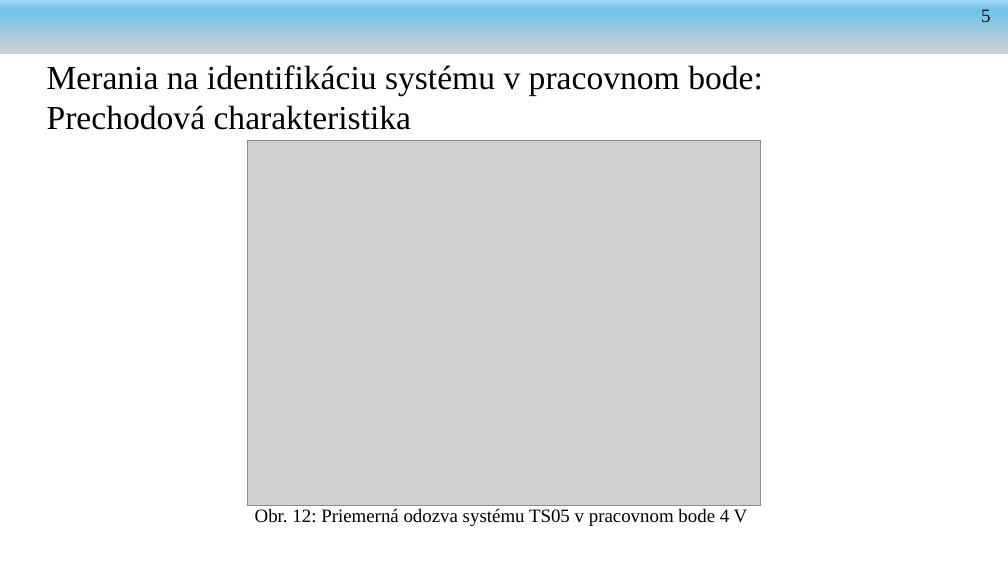
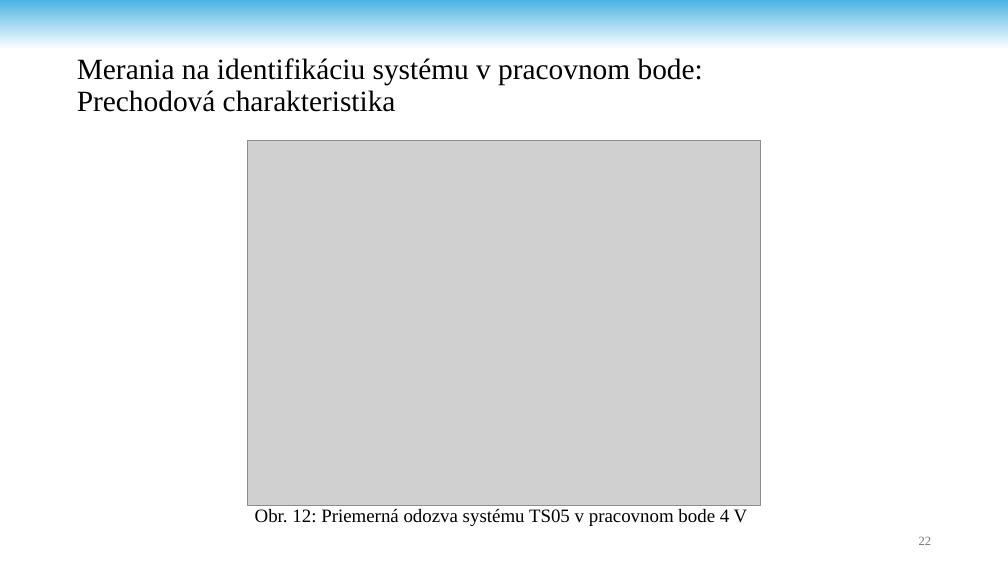
Before and after one commit to andrii-stoliar/DP-Stoliar, a slide deck: slide 22 of Prez/Prez.pptx (slide 7 before the commit). Drawn at 1008x567 pixels with LibreOffice and Linux fonts; fonts in the diff are those of the drawing; grey boxes stand for pictures; background and template pictures are left out. Boxes give left, top, right and bottom in pixels: in the first picture for what was removed or moved away, otherwise in the second. Text is boxed around its words. In the diff, an @@ line names an element or a change of style, - is before the commit and + after.

```diff
--- a/Prez/Prez.pptx
+++ b/Prez/Prez.pptx
@@ rectangle: place and size @@
-rectangle at box(0, 0, 1008, 54)
+rectangle at box(0, 0, 1008, 49)
@@ rectangle at box(0, 0, 1008, 49): fill gradient #D1D1D1 to #74C4E9 to #A2D8F0 to gradient #FFFFFF to #46B1E1 @@
@@ text removed at box(981, 9, 990, 22) @@
-5
@@ title "Merania na identifikáciu systému v ...": place and size @@
-title "Merania na identifikáciu systému v ..." at box(47, 65, 763, 130)
+title "Merania na identifikáciu systému v ..." at box(77, 58, 703, 112)
@@ title "Merania na identifikáciu systému v ..." at box(77, 58, 703, 112): size 32 to 28 pt; line spacing 1 to 0.9 @@
@@ page number added at box(919, 536, 932, 545), 12 pt, text #797979 @@
+22
```
Also in this commit, not shown: 8 other slides changed, 17 slides added, 7 slides removed, 32 other files.
